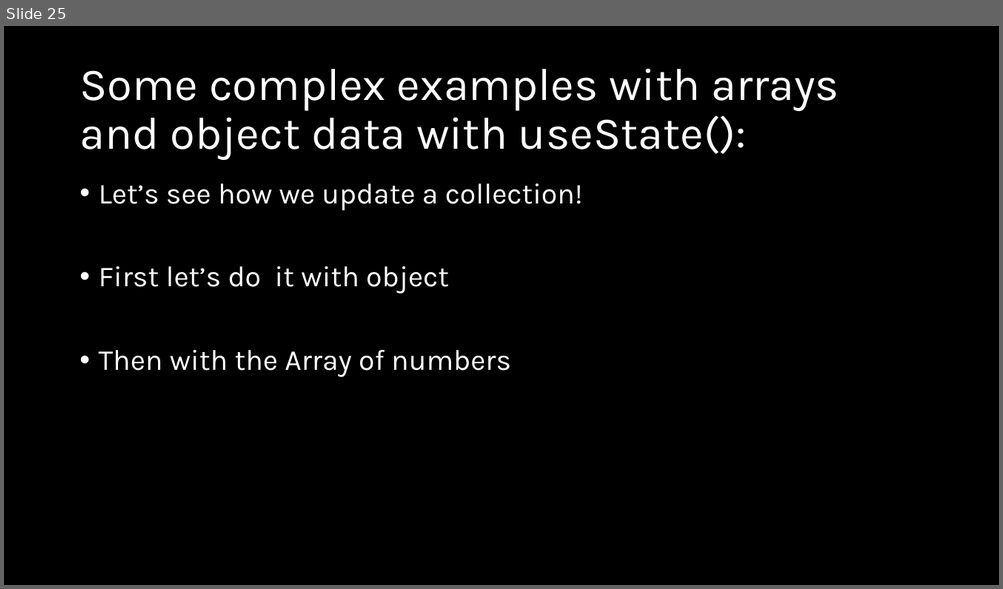
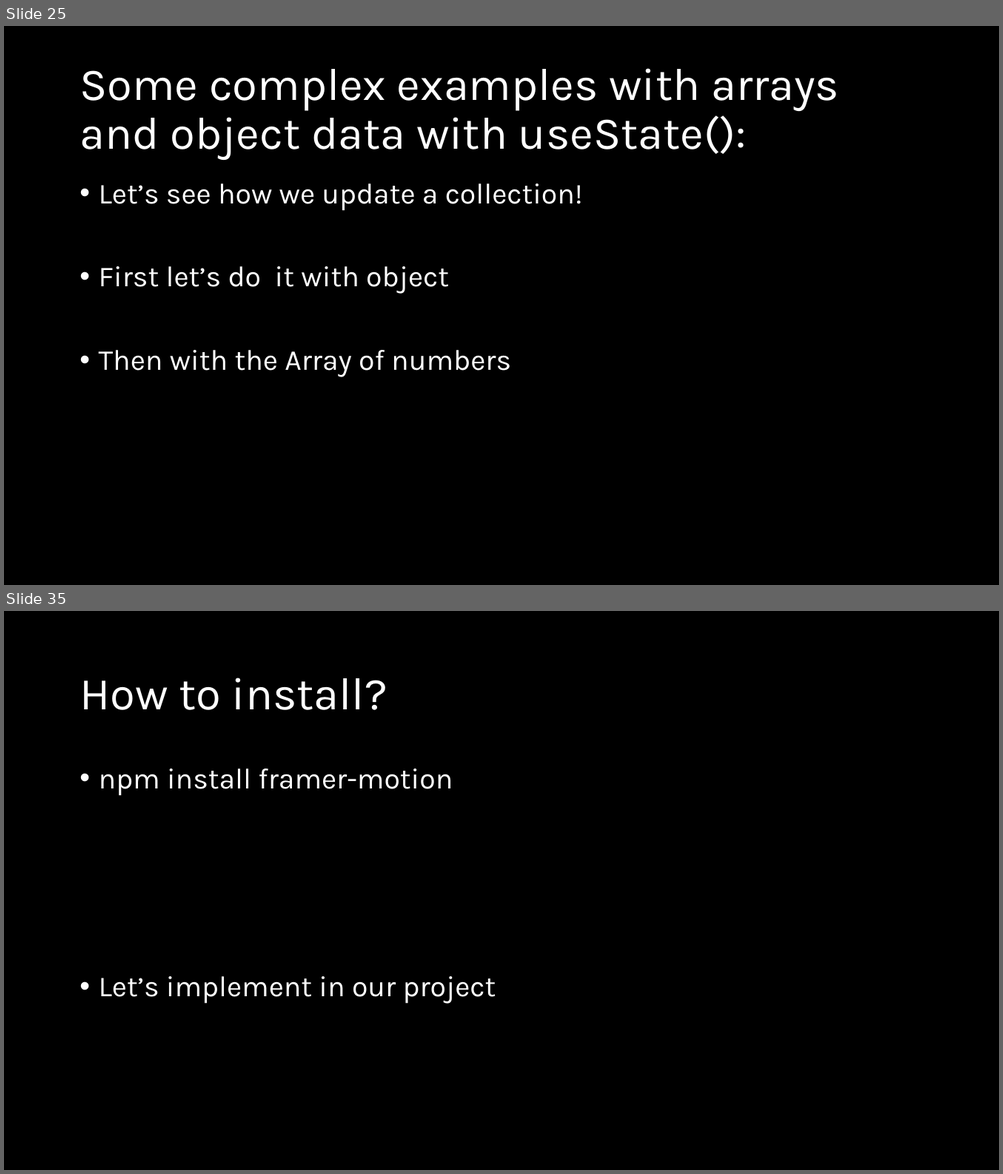
Before and after one commit to natiquekeyin/fall2024, a slide deck: JavaScript/Week10/Week10.pptx. Shown one above the other, each under a label of ours: slide 25 before the commit, slides 25 and 35 after it; the slides between them are not shown. The pictures are 1003x589 and 1003x1174 pixels, drawn with LibreOffice and Linux fonts; fonts in the diff are those of the drawing. Boxes give left, top, right and bottom in pixels: in the first picture for what was removed or moved away, otherwise in the second. Text is boxed around its words. In the diff, an @@ line names an element or a change of style, - is before the commit and + after.

```diff
--- a/JavaScript/Week10/Week10.pptx
+++ b/JavaScript/Week10/Week10.pptx
@@ slide 35 added at [4, 611, 999, 1170], background #000000 @@
@@ title added at [79, 678, 387, 710], 44 pt, text #FFFFFF @@
+How to install?
@@ text added at [99, 769, 496, 1004], 28 pt, text #FFFFFF @@
+• npm install framer-motion
+• Let’s implement in our project
```
Also in this commit, not shown: 9 other slides added, 4 other files.
